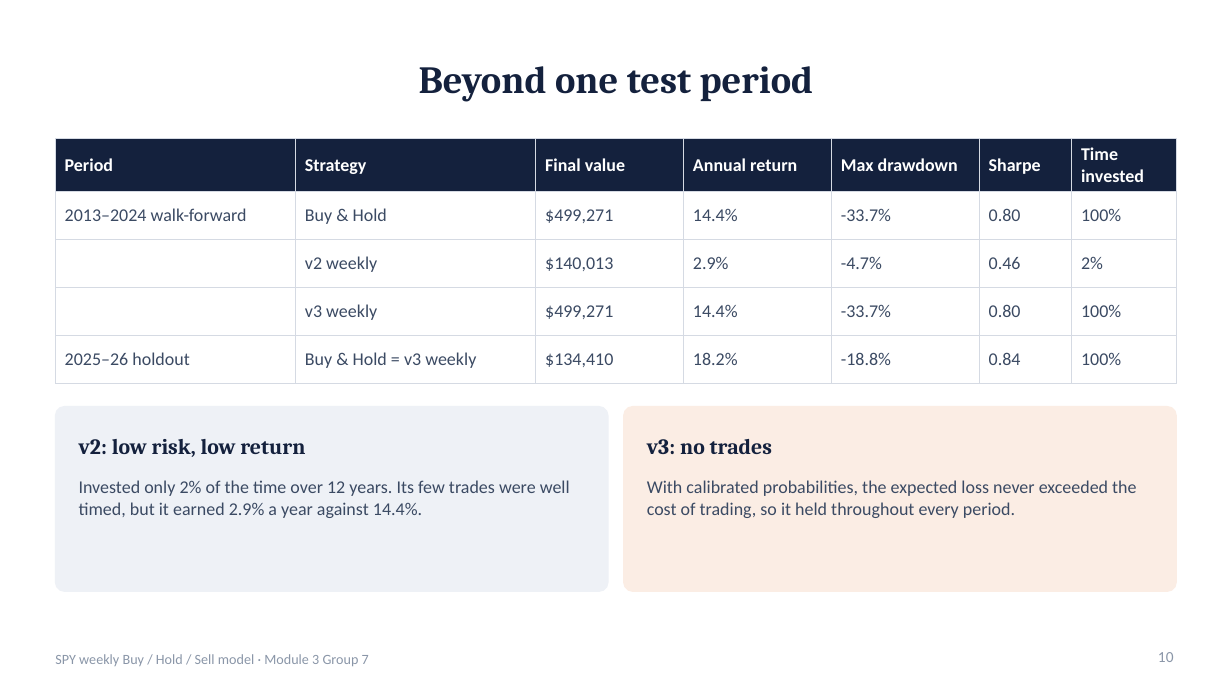
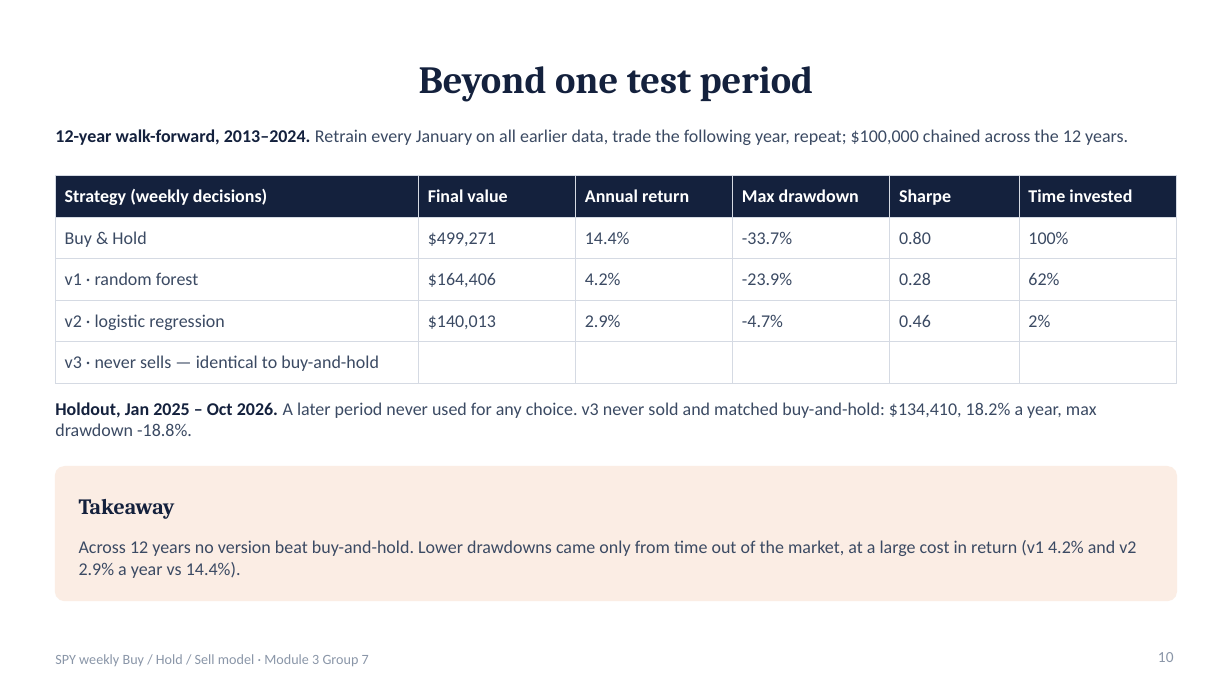
Before and after one commit to TKCH121/spy, a slide deck: slide 10 of presentation/SPY_Model_Presentation.pptx. Drawn at 1232x693 pixels with LibreOffice and Linux fonts; fonts in the diff are those of the drawing. Boxes give left, top, right and bottom in pixels: in the first picture for what was removed or moved away, otherwise in the second. Text is boxed around its words. In the diff, an @@ line names an element or a change of style, - is before the commit and + after.

```diff
--- a/presentation/SPY_Model_Presentation.pptx
+++ b/presentation/SPY_Model_Presentation.pptx
@@ text added at (55,129,1128,145), 14 pt, text #3B4A63 @@
+12-year walk-forward, 2013–2024. Retrain every January on all earlier data, trade the following year, repeat; $100,000 chained across the 12 years.
@@ table at (55,176,1177,375) @@
-column 1: Period | 2013–2024 walk-forward |  |  | 2025–26 holdout
-column 2: Strategy | Buy & Hold | v2 weekly | v3 weekly | Buy & Hold = v3 weekly
-column 3: Final value | $499,271 | $140,013 | $499,271 | $134,410
-column 4: Annual return | 14.4% | 2.9% | 14.4% | 18.2%
-column 5: Max drawdown | -33.7% | -4.7% | -33.7% | -18.8%
-column 6: Sharpe | 0.80 | 0.46 | 0.80 | 0.84
-column 7: Time invested | 100% | 2% | 100% | 100%
+column 1: Strategy (weekly decisions) | Buy & Hold | v1 · random forest | v2 · logistic regression | v3 · never sells — identical to buy-and-hold
+column 2: Final value | $499,271 | $164,406 | $140,013 | 
+column 3: Annual return | 14.4% | 4.2% | 2.9% | 
+column 4: Max drawdown | -33.7% | -23.9% | -4.7% | 
+column 5: Sharpe | 0.80 | 0.28 | 0.46 | 
+column 6: Time invested | 100% | 62% | 2% | 
@@ table: place and size @@
-table at (55,139,1177,372)
+table at (55,176,1177,375)
@@ text at (55,402,1097,436): text changed; size 17 to 14 pt; font Cambria to Calibri; text colour #14213D to #3B4A63; bold off @@
-v2: low risk, low return
+Holdout, Jan 2025 – Oct 2026. A later period never used for any choice. v3 never sold and matched buy-and-hold: $134,410, 18.2% a year, max drawdown -18.8%.
@@ text "Holdout, Jan 2025 – Oct ..." at (55,402,1097,436): vertical alignment middle to top @@
@@ rounded rectangle removed at (55,407,608,592) @@
@@ text removed at (647,439,772,454) @@
-v3: no trades
@@ rounded rectangle: place and size @@
-rounded rectangle at (624,407,1177,592)
+rounded rectangle at (55,467,1177,601)
@@ rounded rectangle at (55,467,1177,601): proportions changed @@
@@ text removed at (79,480,570,518) @@
-Invested only 2% of the time over 12 years. Its few trades were well timed, but it earned 2.9% a year against 14.4%.
@@ text added at (79,499,175,519), 17 pt, text #14213D, bold @@
+Takeaway
@@ text removed at (647,480,1136,518) @@
-With calibrated probabilities, the expected loss never exceeded the cost of trading, so it held throughout every period.
@@ text added at (79,540,1136,578), 14 pt, text #3B4A63 @@
+Across 12 years no version beat buy-and-hold. Lower drawdowns came only from time out of the market, at a large cost in return (v1 4.2% and v2 2.9% a year vs 14.4%).
```
Also in this commit, not shown: 6 other files.
